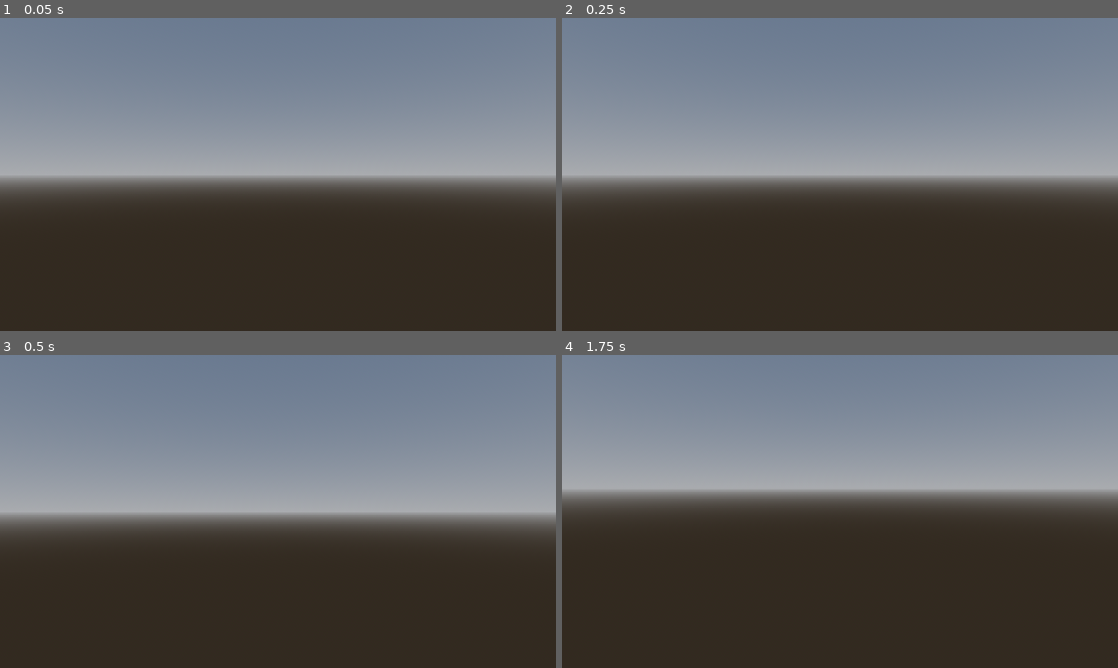
Above: before the commit, frames 1-4 (two rows, left to right).
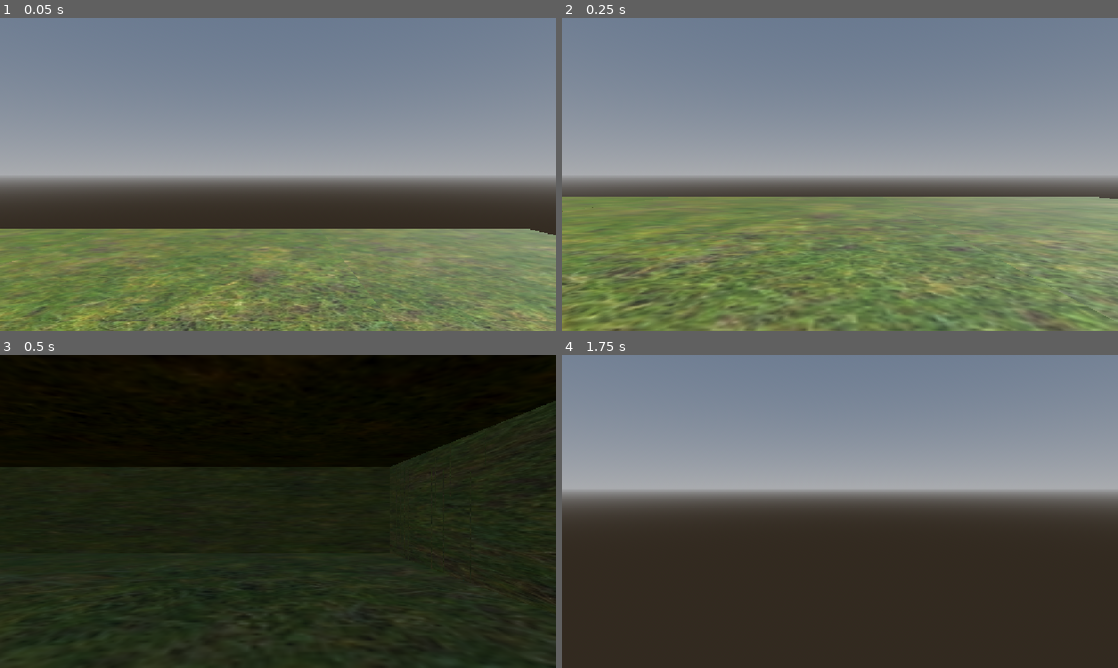
Above: after the commit, the same moments.

Repository: BAJ-Games/test-3d
Game: Godot game, scene res://scenes/main.tscn
Two runs of this game, one before a commit and one after it. Both use one fixed random seed, a clock stepped at 60 frames per second and the inputs below.
Inputs (mouse positions are in pixels of both pictures, inside the frame that each line leads up to):
- Up to frame 1 (0.05 s): no input
- Up to frame 2 (0.25 s): no input
- Up to frame 3 (0.5 s): no input
- Up to frame 4 (1.75 s): tap Enter (ui_accept) at 0.5, 0.77, 1.25, 1.52 s; move the mouse to (962, 495) at 0.52 s; hold Right (ui_right) 0.53-1.28 s; tap F (freefly) at 0.6 s; click (962, 495) at 0.67 s; move the mouse to (812, 511) at 1.27 s; hold Up (ui_up) from 1.28 s (still down); tap Ctrl (sprint) at 1.35 s

The runs differ from the first frame. In frame 1, 33% of the frame differs, in the area x 0-100%, y 67-100%; in frame 2, 43%; in frame 3, 65%, in the area x 0-100%, y 0-100%; in frame 4, nothing differs.

Commit message:
Add patchy grass to the main scene
Add the grass model and its textures, replace the previous grass island, and place 15 grass instances in the scene.

Diff:
--- a/scenes/main.tscn
+++ b/scenes/main.tscn
@@ -1,7 +1,7 @@
 [gd_scene format=3 uid="uid://cpxx622o2hudj"]
 
 [ext_resource type="PackedScene" uid="uid://bs72ogkvdd7d6" path="res://scenes/proto_controller.tscn" id="1_o5qli"]
-[ext_resource type="PackedScene" uid="uid://2hhmjri78oh6" path="res://Grassinsel.glb" id="2_0wfyh"]
+[ext_resource type="PackedScene" uid="uid://b764ehkgs5c6y" path="res://Grass.glb" id="2_0wfyh"]
 
 [sub_resource type="ProceduralSkyMaterial" id="ProceduralSkyMaterial_sgp6g"]
 sky_horizon_color = Color(0.66224277, 0.6717428, 0.6867428, 1)
@@ -48,5 +48,47 @@
 transform = Transform3D(1, 0, 0, 0, 1, 0, 0, 0, 1, -0.8000002, 0, -3.0500002)
 shape = SubResource("BoxShape3D_0wfyh")
 
-[node name="Grassinsel" parent="." unique_id=1424396279 instance=ExtResource("2_0wfyh")]
-transform = Transform3D(1, 0, 0, 0, 1, 0, 0, 0, 1, 6.4, -0.9000001, -2.2)
+[node name="Grass" parent="." unique_id=1226171197 instance=ExtResource("2_0wfyh")]
+transform = Transform3D(1, 0, 0, 0, 1, 0, 0, 0, 1, 8.6, 0, -4.7000003)
+
+[node name="Grass2" parent="." unique_id=1045138311 instance=ExtResource("2_0wfyh")]
+transform = Transform3D(1, 0, 0, 0, 1, 0, 0, 0, 1, 8.6, 0, -6.7000003)
+
+[node name="Grass3" parent="." unique_id=689944510 instance=ExtResource("2_0wfyh")]
+transform = Transform3D(1, 0, 0, 0, 1, 0, 0, 0, 1, 8.6, 0, -8.700001)
+
+[node name="Grass4" parent="." unique_id=246975072 instance=ExtResource("2_0wfyh")]
+transform = Transform3D(1, 0, 0, 0, 1, 0, 0, 0, 1, 8.6, 0, -10.700001)
+
+[node name="Grass5" parent="." unique_id=503768032 instance=ExtResource("2_0wfyh")]
+transform = Transform3D(1, 0, 0, 0, 1, 0, 0, 0, 1, 8.6, 0, -12.700001)
+
+[node name="Grass6" parent="." unique_id=1534859392 instance=ExtResource("2_0wfyh")]
+transform = Transform3D(1, 0, 0, 0, 1, 0, 0, 0, 1, 10.6, 0, -12.700001)
+
+[node name="Grass7" parent="." unique_id=336505246 instance=ExtResource("2_0wfyh")]
+transform = Transform3D(1, 0, 0, 0, 1, 0, 0, 0, 1, 10.6, 0, -10.700001)
+
+[node name="Grass8" parent="." unique_id=1892216984 instance=ExtResource("2_0wfyh")]
+transform = Transform3D(1, 0, 0, 0, 1, 0, 0, 0, 1, 10.6, 0, -8.700001)
+
+[node name="Grass9" parent="." unique_id=1611395108 instance=ExtResource("2_0wfyh")]
+transform = Transform3D(1, 0, 0, 0, 1, 0, 0, 0, 1, 10.6, 0, -6.700001)
+
+[node name="Grass10" parent="." unique_id=1054533435 instance=ExtResource("2_0wfyh")]
+transform = Transform3D(1, 0, 0, 0, 1, 0, 0, 0, 1, 10.6, 0, -4.700001)
+
+[node name="Grass11" parent="." unique_id=1231829951 instance=ExtResource("2_0wfyh")]
+transform = Transform3D(1, 0, 0, 0, 1, 0, 0, 0, 1, 12.6, 0, -4.700001)
+
+[node name="Grass12" parent="." unique_id=1584760456 instance=ExtResource("2_0wfyh")]
+transform = Transform3D(1, 0, 0, 0, 1, 0, 0, 0, 1, 12.6, 0, -6.700001)
+
+[node name="Grass13" parent="." unique_id=1172249257 instance=ExtResource("2_0wfyh")]
+transform = Transform3D(1, 0, 0, 0, 1, 0, 0, 0, 1, 12.6, 0, -8.700001)
+
+[node name="Grass14" parent="." unique_id=857760140 instance=ExtResource("2_0wfyh")]
+transform = Transform3D(1, 0, 0, 0, 1, 0, 0, 0, 1, 12.6, 0, -10.700001)
+
+[node name="Grass15" parent="." unique_id=1593791395 instance=ExtResource("2_0wfyh")]
+transform = Transform3D(1, 0, 0, 0, 1, 0, 0, 0, 1, 12.6, 0, -12.700001)
Binary file added: Grass.glb
Not shown, added: Grass.glb.import
Binary file added: Grass_Poliigon_GrassPatchyGround_4585_BaseColor.jpg
Not shown, added: Grass_Poliigon_GrassPatchyGround_4585_BaseColor.jpg.import
Binary file added: Grass_Poliigon_GrassPatchyGround_4585_Metallic_1K_jpg-Poliigon_GrassPatchyGround_4585_Roughness_1K_jpg.png
Not shown, added: Grass_Poliigon_GrassPatchyGround_4585_Metallic_1K_jpg-Poliigon_GrassPatchyGround_4585_Roughness_1K_jpg.png.import
Binary file added: Grass_Poliigon_GrassPatchyGround_4585_Normal.png
Not shown, added: Grass_Poliigon_GrassPatchyGround_4585_Normal.png.import
